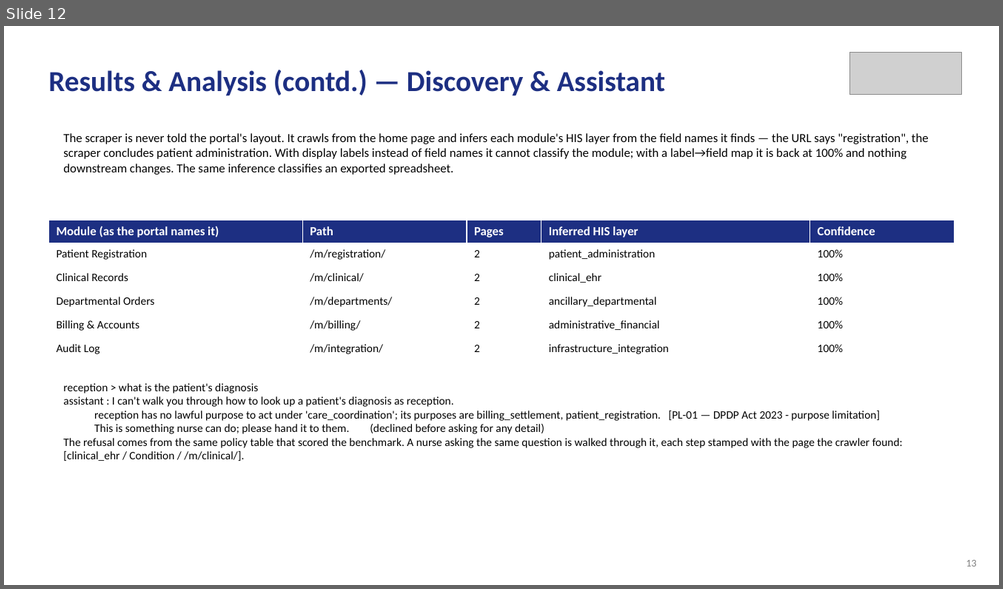
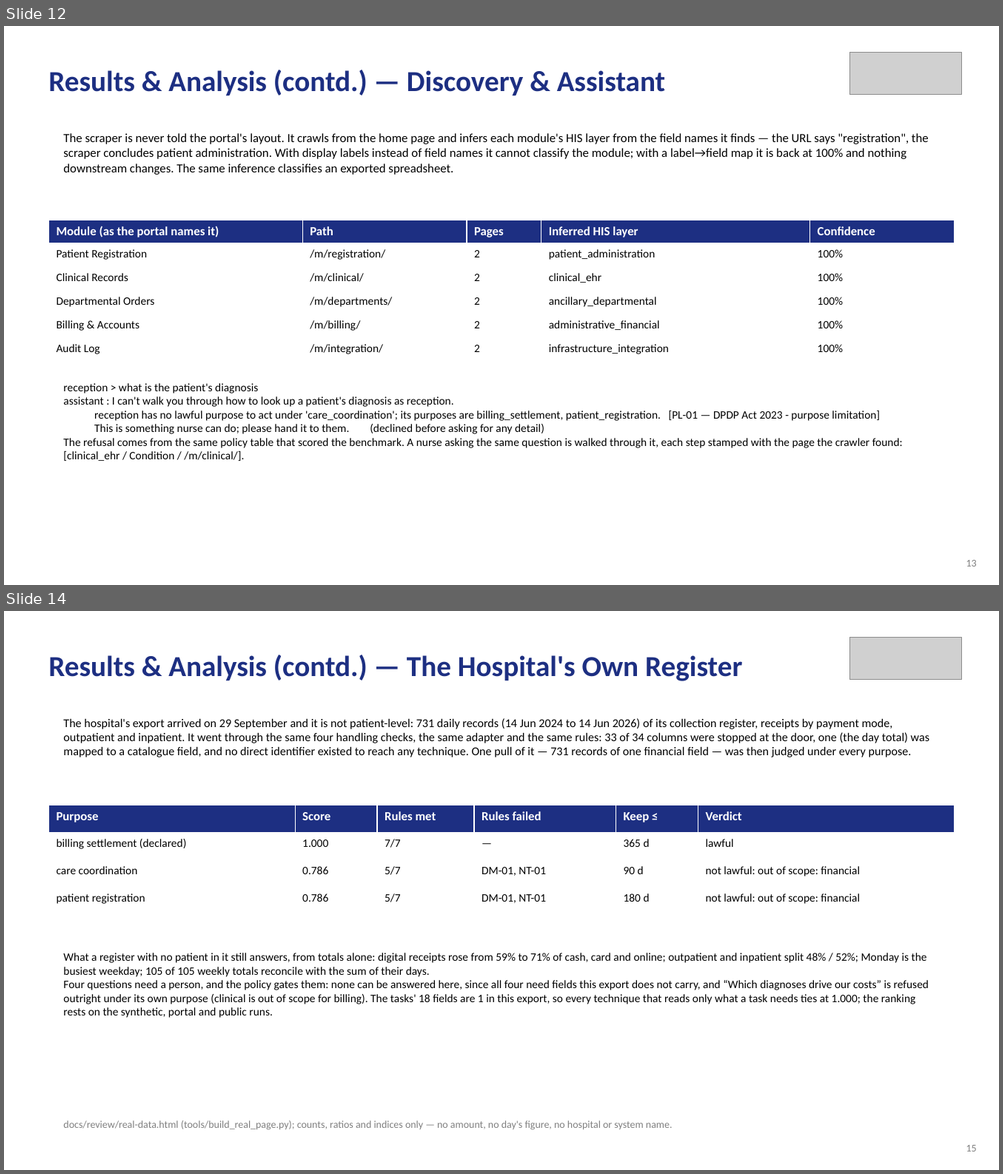
Before and after one commit to KAnanyaK/his-scraping-dpdp-project, a slide deck: Review-II.pptx. Shown one above the other, each under a label of ours: slide 12 before the commit, slides 12 and 14 after it; the slides between them are not shown. The pictures are 1003x589 and 1003x1174 pixels, drawn with LibreOffice and Linux fonts; fonts in the diff are those of the drawing; grey boxes stand for pictures. Boxes give left, top, right and bottom in pixels: in the first picture for what was removed or moved away, otherwise in the second. Text is boxed around its words. In the diff, an @@ line names an element or a change of style, - is before the commit and + after.

```diff
--- a/Review-II.pptx
+++ b/Review-II.pptx
@@ slide 14 added at <box>4,611,999,1170</box>, background #FFFFFF @@
@@ text added at <box>48,655,742,681</box>, 28 pt, text #1D2F82, bold @@
+Results & Analysis (contd.) — The Hospital's Own Register
@@ picture added at <box>849,637,962,680</box> @@
@@ text added at <box>63,718,929,758</box>, 11.5 pt, text #000000 @@
+The hospital's export arrived on 29 September and it is not patient-level: 731 daily records (14 Jun 2024 to 14 Jun 2026) of its collection register, receipts by payment mode, outpatient and inpatient. It went through the same four handling checks, the same adapter and the same rules: 33 of 34 columns were stopped at the door, one (the day total) was mapped to a catalogue field, and no direct identifier existed to reach any technique. One pull of it — 731 records of one financial field — was then judged under every purpose.
@@ table added at <box>48,805,954,915</box>, 4 rows, 6 columns @@
+Purpose | Score | Rules met | Rules failed | Keep ≤ | Verdict
+billing settlement (declared) | 1.000 | 7/7 | — | 365 d | lawful
+care coordination | 0.786 | 5/7 | DM-01, NT-01 | 90 d | not lawful: out of scope: financial
+patient registration | 0.786 | 5/7 | DM-01, NT-01 | 180 d | not lawful: out of scope: financial
@@ text added at <box>63,953,928,1018</box>, 11 pt, text #000000 @@
+What a register with no patient in it still answers, from totals alone: digital receipts rose from 59% to 71% of cash, card and online; outpatient and inpatient split 48% / 52%; Monday is the busiest weekday; 105 of 105 weekly totals reconcile with the sum of their days.
+Four questions need a person, and the policy gates them: none can be answered here, since all four need fields this export does not carry, and “Which diagnoses drive our costs” is refused outright under its own purpose (clinical is out of scope for billing). The tasks' 18 fields are 1 in this export, so every technique that reads only what a task needs ties at 1.000; the ranking rests on the synthetic, portal and public runs.
@@ text added at <box>63,1121,672,1130</box>, 10 pt, text #808080 @@
+docs/review/real-data.html (tools/build_real_page.py); counts, ratios and indices only — no amount, no day's figure, no hospital or system name.
@@ text added at <box>966,1145,976,1152</box>, 10 pt, text #808080 @@
+15
```
Also in this commit, not shown: 6 slides changed, 4 other files.
